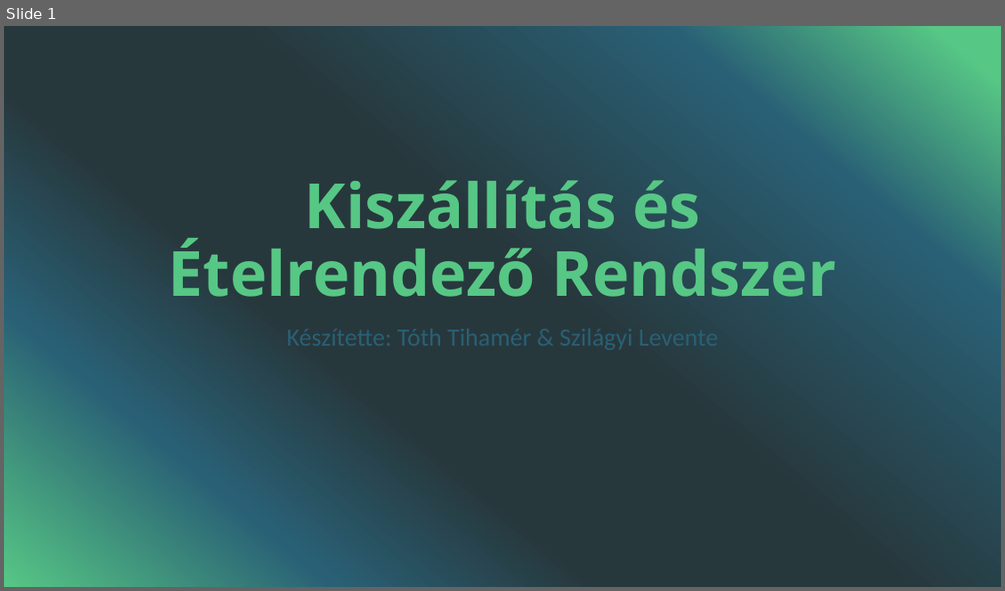
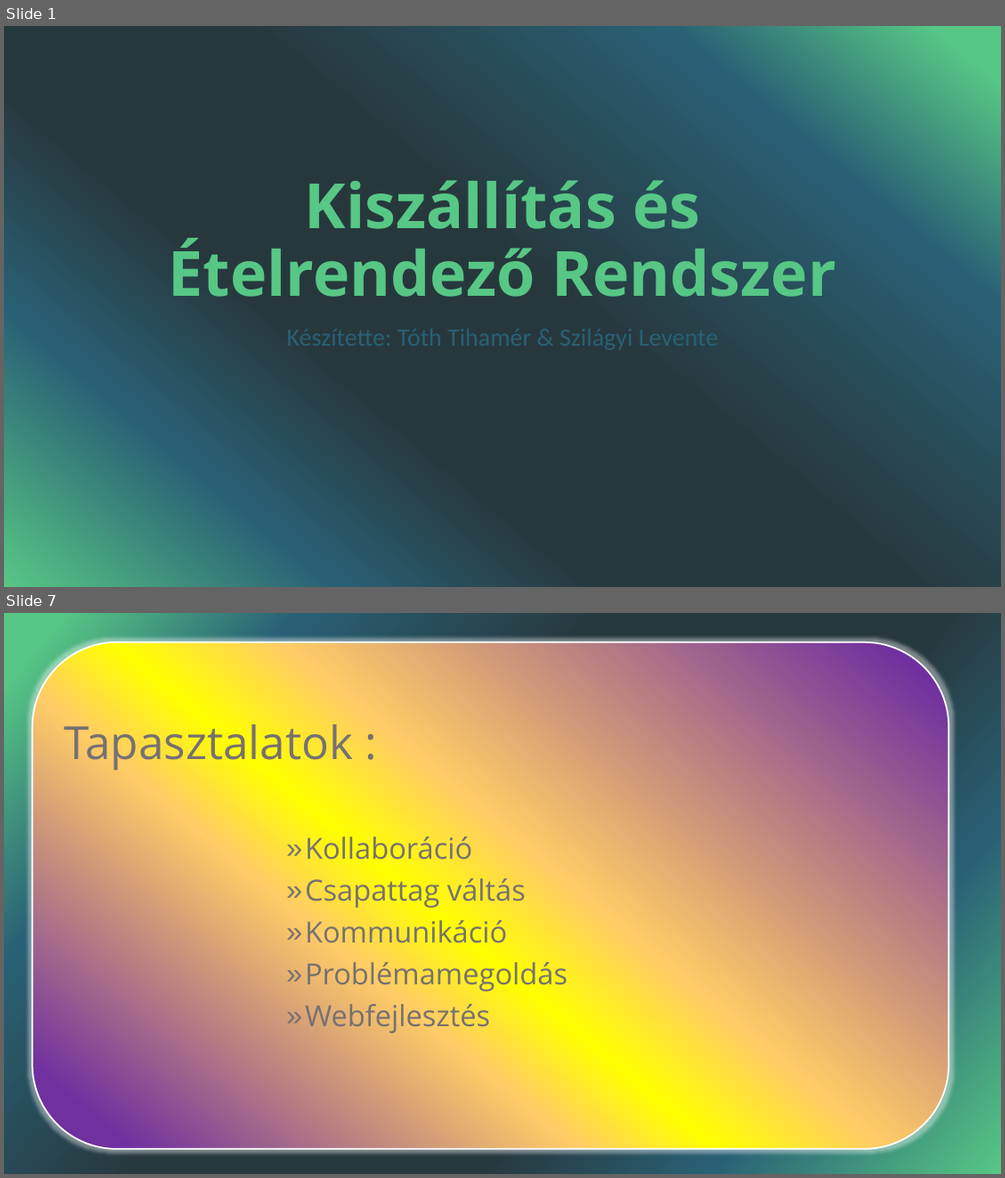
Before and after one commit to TihikEu/Kiszallitasi-Etelrendelo-Rendszer, a slide deck: Kiszállítás és Ételrendező Rendszer.pptx. Shown one above the other, each under a label of ours: slide 1 before the commit, slides 1 and 7 after it; the slides between them are not shown. The pictures are 1005x591 and 1005x1178 pixels, drawn with LibreOffice and Linux fonts; fonts in the diff are those of the drawing. Boxes give left, top, right and bottom in pixels: in the first picture for what was removed or moved away, otherwise in the second. Text is boxed around its words. In the diff, an @@ line names an element or a change of style, - is before the commit and + after.

```diff
--- a/Kiszállítás és Ételrendező Rendszer.pptx
+++ b/Kiszállítás és Ételrendező Rendszer.pptx
@@ slide 7 added at bbox=[4, 613, 1001, 1174], background gradient #57C785 to #296075 to #27383D @@
@@ rounded rectangle added at bbox=[32, 642, 949, 1149], fill gradient #7030A0 to #FFCC66 to #FFFF00, outline #FFFFFF 1.5 pt @@
@@ title added at bbox=[64, 717, 353, 771], 44 pt, text #767171 @@
+Tapasztalatok :
@@ text added at bbox=[305, 832, 567, 1033], 28 pt, text #767171 @@
+» Kollaboráció
+» Csapattag váltás
+» Kommunikáció
+» Problémamegoldás
+» Webfejlesztés
```
Also in this commit, not shown: 1 slide changed, 7 other slides added, 1 slide removed.
